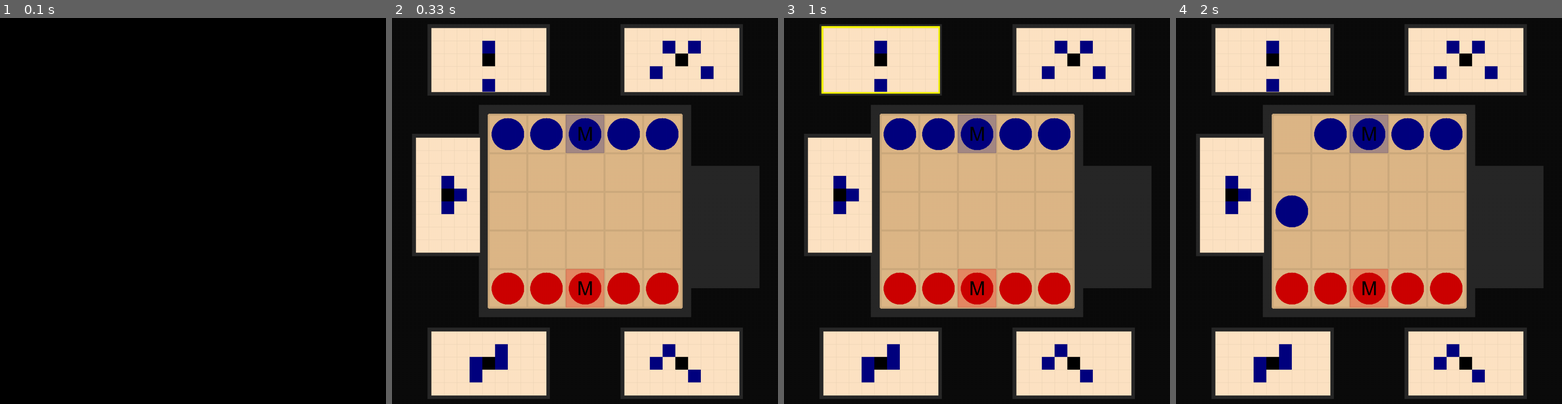
Above: before the commit, frames 1-4 (left to right).
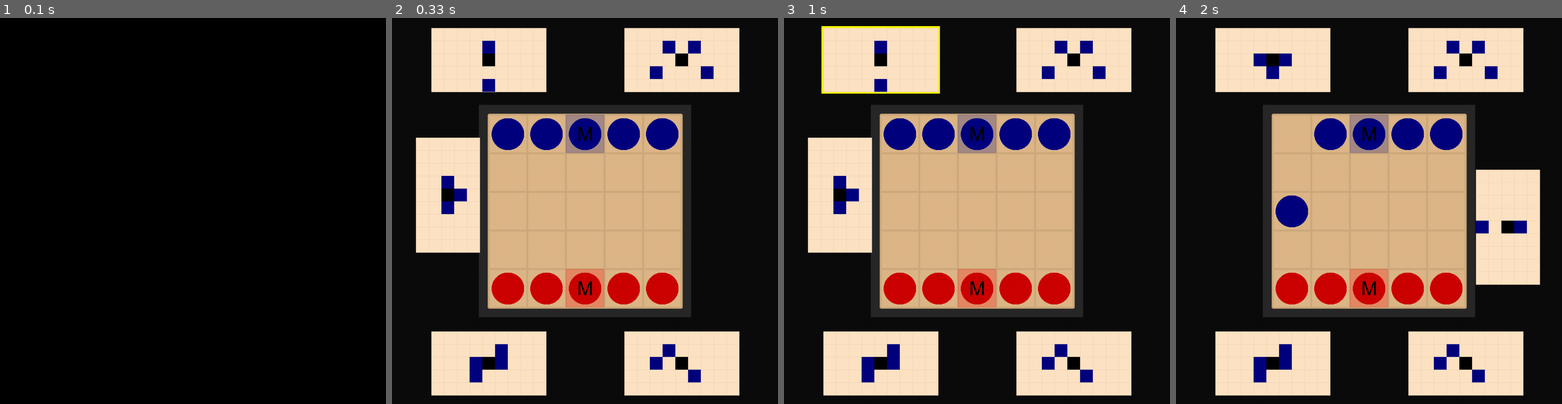
Above: after the commit, the same moments.

Repository: marioszap/onitamaEngine
Game: pygame game, started from pyGame.py
Two runs of this game, one before a commit and one after it. Both use one fixed random seed, a clock stepped at 60 frames per second and the inputs below.
Inputs (mouse positions are in pixels of both pictures, inside the frame that each line leads up to):
- Up to frame 1 (0.1 s): no input
- Up to frame 2 (0.33 s): no input
- Up to frame 3 (1 s): press the mouse at (1073, 60) at 0.37 s; move the mouse to (1031, 191) at 0.47 s; release the mouse at (988, 326) at 0.6 s; press the mouse at (880, 60) at 0.7 s; move the mouse to (861, 191) at 0.8 s; release the mouse at (841, 322) at 0.93 s
- Up to frame 4 (2 s): press the mouse at (1272, 60) at 1.1 s; move the mouse to (1280, 102) at 1.2 s; move the mouse to (1287, 149) at 1.3 s; release the mouse at (1287, 149) at 1.33 s; click (1291, 211) at 1.6 s; press the mouse at (1272, 361) at 1.9 s

Frame 1 is identical in both runs. In frame 2, 9.6% of the frame differs, in the area x 5-96%, y 1-99%; in frame 3, 9.1%; in frame 4, 15%.

Commit message:
Exchange of cards and throne captures done

Diff:
--- a/engine.py
+++ b/engine.py
@@ -146,19 +146,34 @@
         return cards
 
 
-    def sendCard(self, card, cardOut):
+    def sendCard(self, card, cardOut: Card, p1OutCoord=0, p2OutCoord=0):
+        #stW = (SCREEN_WIDTH-BOARD_HEIGHT)/2, stH = (SCREEN_HEIGHT-BOARD_HEIGHT)/2)
+        coords = [p1OutCoord, p2OutCoord]
+        if cardOut.stPoint[0] >= BOARD_HEIGHT:
+            cardOutStPoint = [((SCREEN_WIDTH-BOARD_HEIGHT)/2-CARD_HEIGHT+4*smallOffset)/2, (SCREEN_WIDTH-BOARD_HEIGHT)/2 + SQ_SIZE/2 + smallOffset]
+        else:
+            cardOutStPoint = [((SCREEN_WIDTH-BOARD_HEIGHT)/2-CARD_HEIGHT+4*smallOffset)/2 + BOARD_WIDTH + 2*bigOffset + CARD_HEIGHT,
+                                SCREEN_WIDTH/2 + BOARD_HEIGHT/2 - SQ_SIZE/2 - smallOffset - CARD_LENGTH]
         idx = self.cards.index(card)
+        playedCardCoords = self.cards[idx].stPoint
+
+        self.cards[idx].swapHeightWithWidth()
+        self.cards[idx].swapCoordinates()
+        self.cards[idx].mirrorCoord(0)
+        self.cards[idx].stPoint = cardOutStPoint
+
+        cardOut.swapHeightWithWidth()
+        cardOut.swapCoordinates()
+        cardOut.mirrorCoord(0)
+        cardOut.stPoint = playedCardCoords
+        cardToSend = self.cards[idx]
         self.cards[idx] = cardOut
-        cardOut = card
-        return card
+        return cardToSend
 
 
     def unclickCards(self):
         for card in self.cards:
             card.clicked = False
-
-    def sendCardUsed(self, card):
-        print(card.name)
 
 
 class GameState():
@@ -171,7 +186,7 @@
                     + [["--" for i in range(n)] for i in range(n-2)] \
                     + [["p2S" for i in range(n)]]
         self.p1Throne = [0, n//2]
-        self.p2Throne = [-1, n//2]
+        self.p2Throne = [n-1, n//2]
         self.board[self.p1Throne[0]][self.p1Throne[1]] = "p1M"
         self.board[self.p2Throne[0]][self.p2Throne[1]] = "p2M"
         self.clicked = False
@@ -215,12 +230,12 @@
             pygame.draw.line(screen, lineColor, (self.stW, i*SQ_SIZE+self.stH), (BOARD_HEIGHT+self.stW, i*SQ_SIZE+self.stH), SQ_SIZE//20) #Horizontal
         drawTransparentRect(screen, "navy", (n//2)*SQ_SIZE+self.stW, 0*SQ_SIZE+self.stH, SQ_SIZE, SQ_SIZE)
         drawTransparentRect(screen, "red", (n//2)*SQ_SIZE+self.stW, (n-1)*SQ_SIZE+self.stH, SQ_SIZE, SQ_SIZE)
-        for player in self.players:
+        """for player in self.players:
             for card in player.cards:
                 pygame.draw.rect(screen, "grey16", pygame.Rect(card.stPoint[0]-smallOffset, card.stPoint[1]-smallOffset, card.cardL+2*smallOffset, card.cardH+2*smallOffset))
         pygame.draw.rect(screen, "grey16", pygame.Rect((self.stW-card.cardH+2*smallOffset)/2, self.stW + SQ_SIZE/2, card.cardH+2*smallOffset, card.cardL+2*smallOffset)) #left
         pygame.draw.rect(screen, "grey16", pygame.Rect((self.stW-card.cardH+2*smallOffset)/2 + BOARD_WIDTH + 2*offset + card.cardH, self.stW + BOARD_HEIGHT - SQ_SIZE/2 - 2*smallOffset
-                                                        - card.cardL, card.cardH+2*smallOffset, card.cardL+2*smallOffset))
+                                                        - card.cardL, card.cardH+2*smallOffset, card.cardL+2*smallOffset))"""
 
 
     def highlightSquares(self, screen, card, playerName: str) -> bool:
@@ -259,11 +274,18 @@
     def movePawn(self, startSquare, endSquare) -> None:
         pawnName = self.board[startSquare[0]][startSquare[1]]
         self.board[startSquare[0]][startSquare[1]] = '--'
+
         try:
             if self.board[endSquare[0]][endSquare[1]][1] != pawnName[1] and self.board[endSquare[0]][endSquare[1]][2] == 'M':
-                print('Game over')
+                print(f'Game over: {pawnName[:2]} wins!')
         except:
-            pass
+            ...
+        if pawnName == 'p1M' and [endSquare[0], endSquare[1]] == self.p2Throne:
+            print(f'Game over: {pawnName[:2]} wins!')
+
+        if pawnName == 'p2M' and [endSquare[0], endSquare[1]] == self.p1Throne:
+            print(f'Game over: {pawnName[:2]} wins!')
+
         self.board[endSquare[0]][endSquare[1]] = pawnName
 
 
--- a/pyGame.py
+++ b/pyGame.py
@@ -45,7 +45,6 @@
 
 def engine() -> None:
     pygame.init()
-
     cardsInGame = loadCards()
     game = GameState(n, cardsInGame)
     activePlayerIndex = game.firstPlayerIdx
@@ -86,7 +85,7 @@
             activePlayerIndex = (activePlayerIndex + 1) % 2
             game.playerTurn(activePlayerIndex)
             player.unclickCards()
-            #player.sendCard(cardToPlay, game.cardOut)
+            game.cardOut = player.sendCard(cardToPlay, game.cardOut)
             #player.receiveCard()
             cardToPlay = None
 
